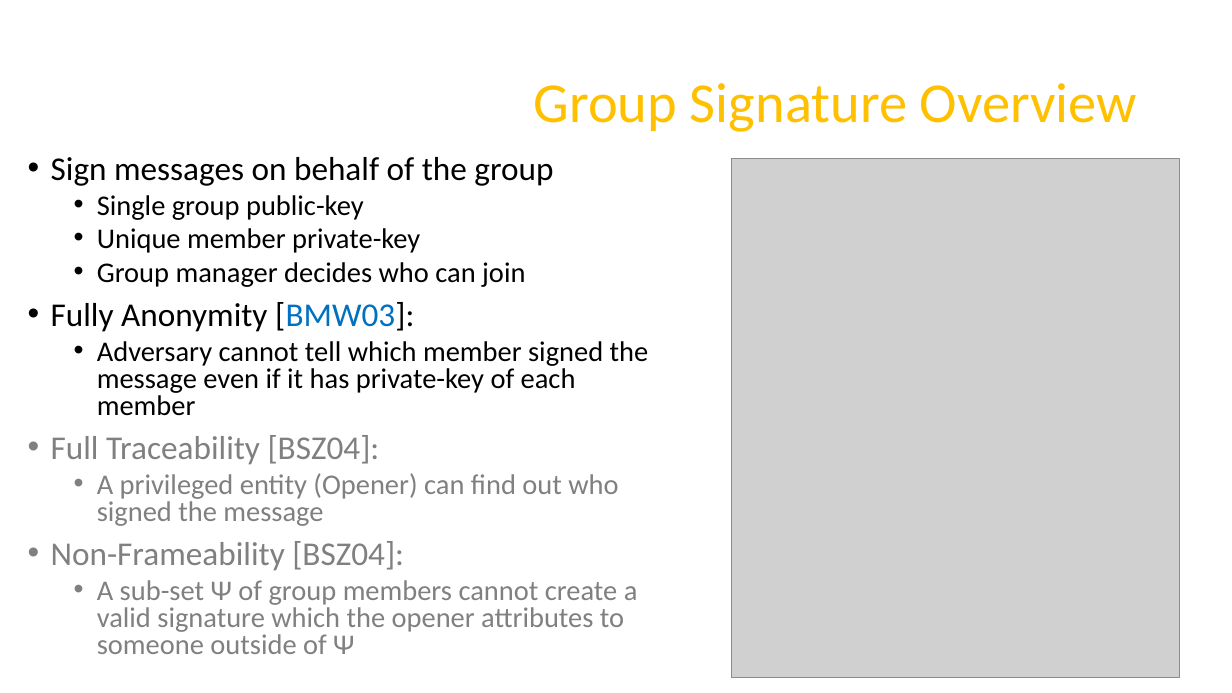
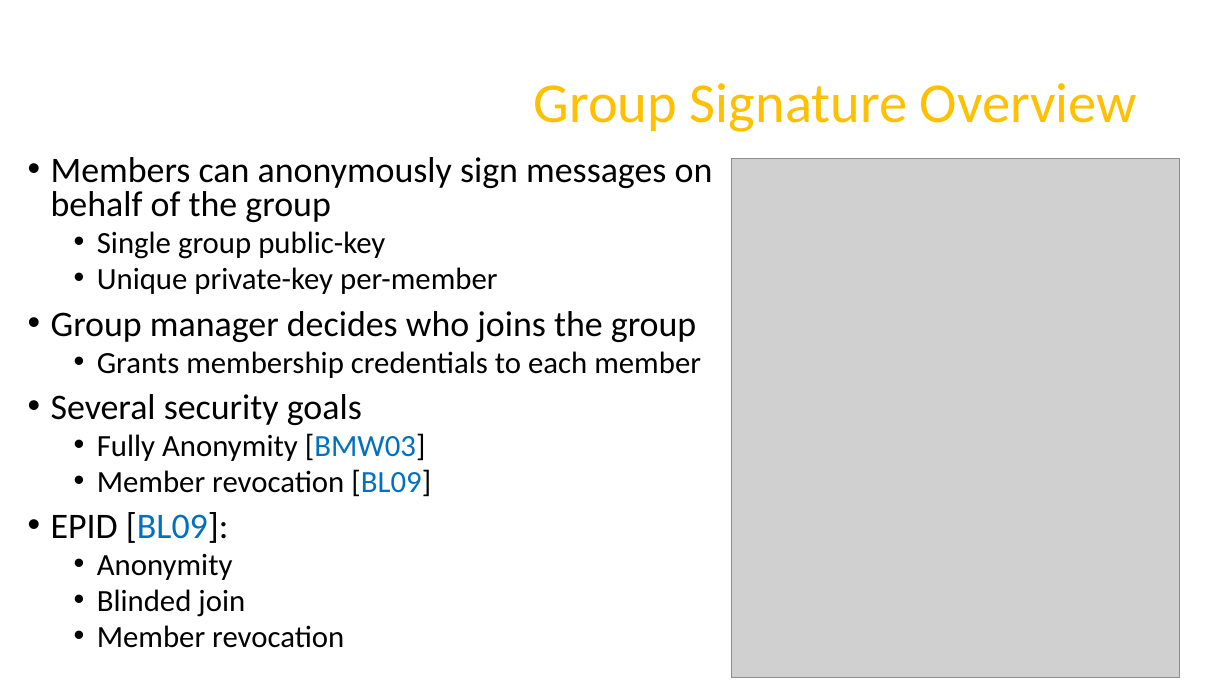
Before and after one commit to axelexic/sgx_remote_attestation_bh_17, a slide deck: slide 11 of presentation/us-17-Swami-SGX-Remote-Attestation-Is-Not-Sufficient.pptx (slide 9 before the commit). Drawn at 1232x693 pixels with LibreOffice and Linux fonts; fonts in the diff are those of the drawing; grey boxes stand for pictures; background and template pictures are left out. Boxes give left, top, right and bottom in pixels: in the first picture for what was removed or moved away, otherwise in the second. Text is boxed around its words. In the diff, an @@ line names an element or a change of style, - is before the commit and + after.

```diff
--- a/presentation/us-17-Swami-SGX-Remote-Attestation-Is-Not-Sufficient.pptx
+++ b/presentation/us-17-Swami-SGX-Remote-Attestation-Is-Not-Sufficient.pptx
@@ text at [51,157,713,222]: text changed; size 25.9 to 28 pt @@
-• Sign messages on behalf of the group
+• Members can anonymously sign messages on behalf of the group
@@ text at [97,231,385,259]: size 22.2 to 24 pt in "Single group public-key" @@
@@ text at [51,267,701,648]: text changed; size 22.2 to 24 pt; text colour #808080 to #000000 @@
-  • Unique member private-key
-  • Group manager decides who can join
-• Fully Anonymity [BMW03]:
-  • Adversary cannot tell which member signed the message even if it has private-key of each member
-• Full Traceability [BSZ04]:
-  • A privileged entity (Opener) can find out who signed the message
-• Non-Frameability [BSZ04]:
-  • A sub-set Ψ of group members cannot create a valid signature which the opener attributes to someone outside of Ψ
+  • Unique private-key per-member
+• Group manager decides who joins the group
+  • Grants membership credentials to each member
+• Several security goals
+  • Fully Anonymity [BMW03]
+  • Member revocation [BL09]
+• EPID [BL09]:
+  • Anonymity
+  • Blinded join
+  • Member revocation
```
Also in this commit, not shown: 12 other slides changed, 4 slides added, 2 slides removed, 3 other files.
